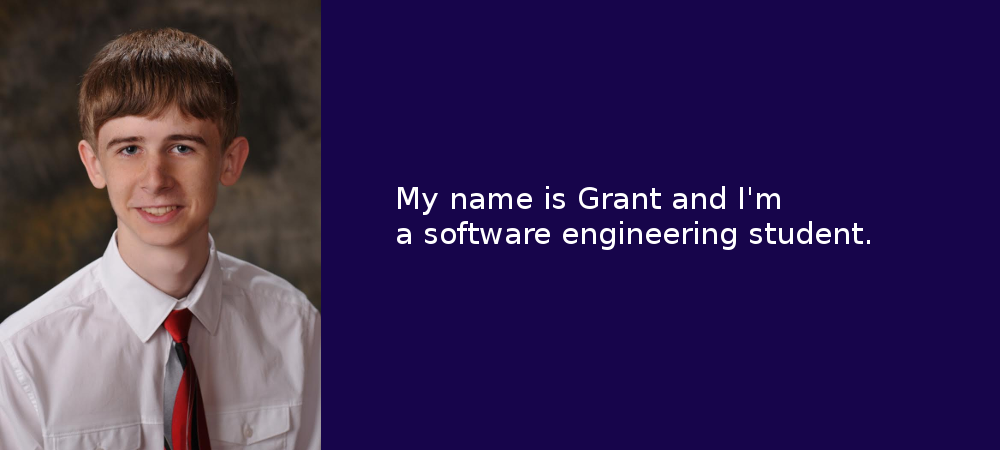
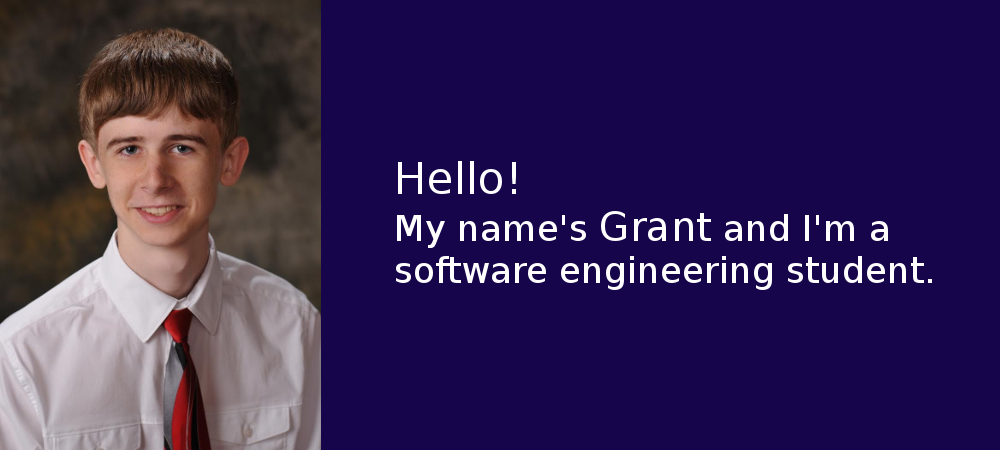
Revision of a layered w=1000, h=450 image; what changed, layer by layer:
renamed "My name is Grant and I'm ..." to "Hello! ...", painted on it over box(396, 161, 932, 290)
